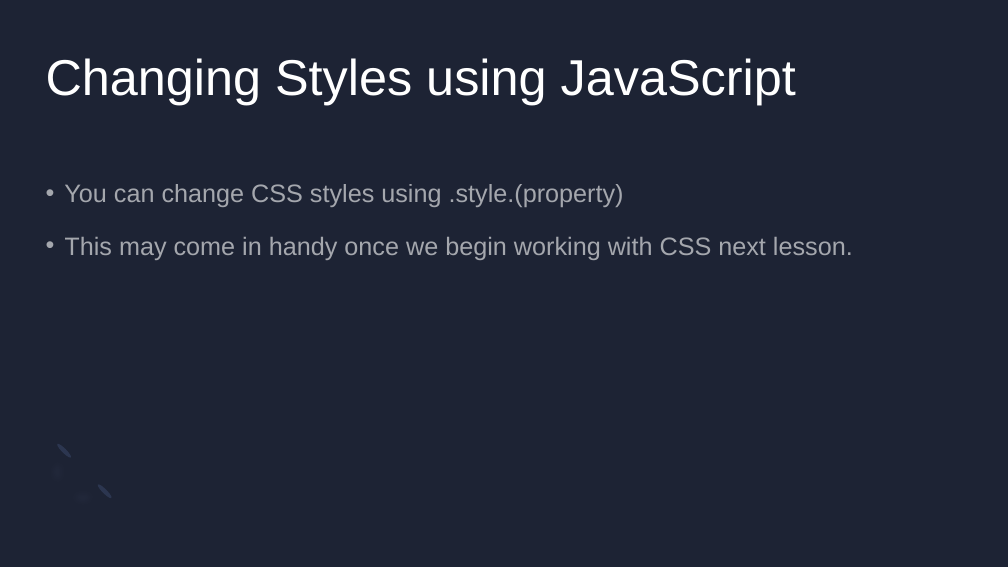
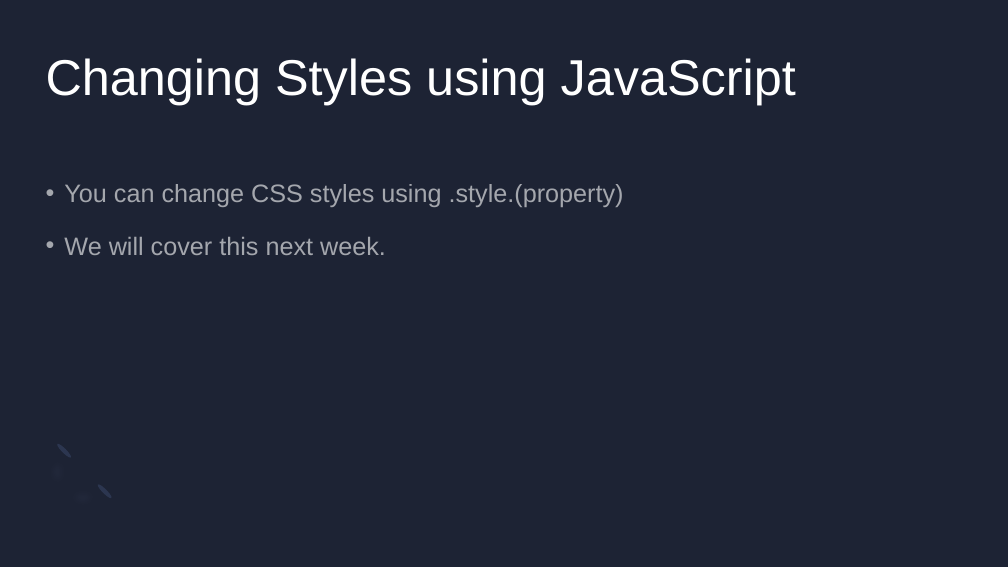
Before and after one commit to atticuscornett/SCOPE-Code-Lessons, a slide deck: slide 16 of Week 11/CodingLessonEleven.pptx. Drawn at 1008x567 pixels with LibreOffice and Linux fonts; fonts in the diff are those of the drawing. Boxes give left, top, right and bottom in pixels: in the first picture for what was removed or moved away, otherwise in the second. Text is boxed around its words. In the diff, an @@ line names an element or a change of style, - is before the commit and + after.

```diff
--- a/Week 11/CodingLessonEleven.pptx
+++ b/Week 11/CodingLessonEleven.pptx
@@ text at <box>64,237,386,255</box>: text changed @@
-• This may come in handy once we begin working with CSS next lesson.
+• We will cover this next week.
```
Also in this commit, not shown: 2 other slides changed.
